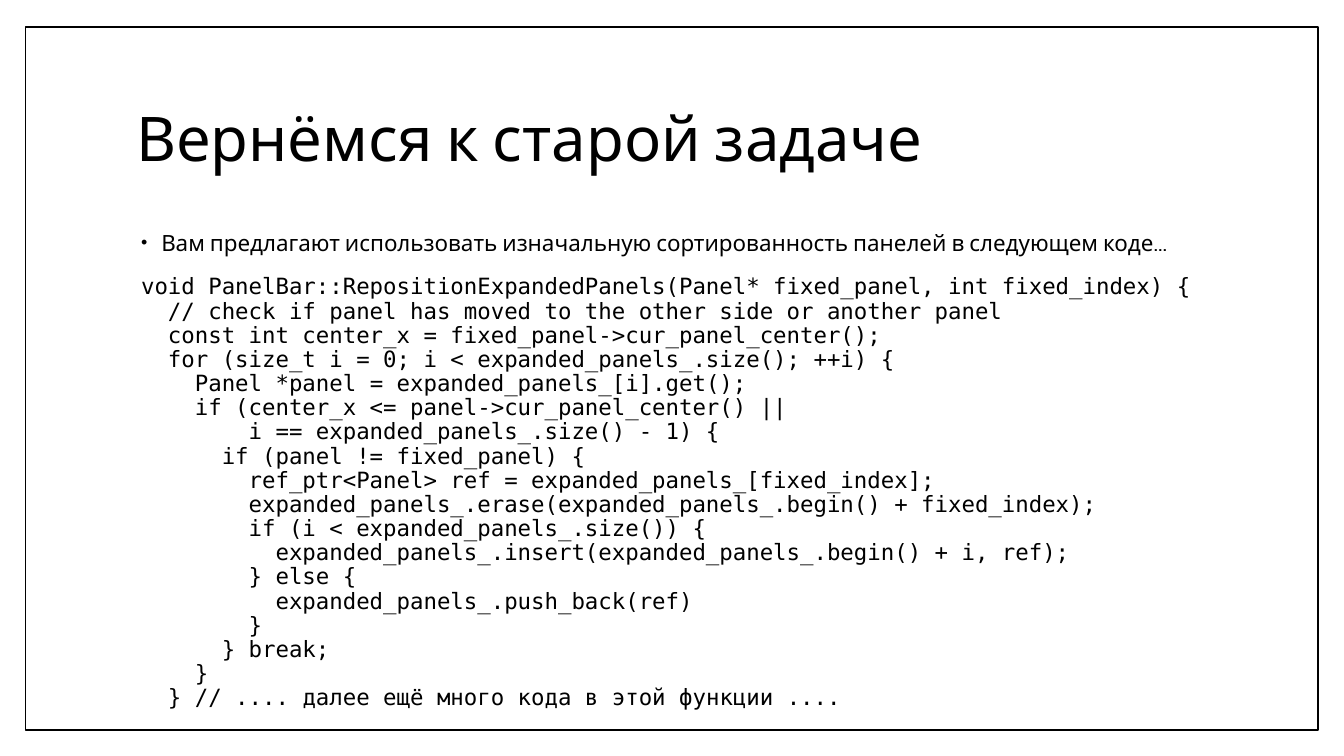
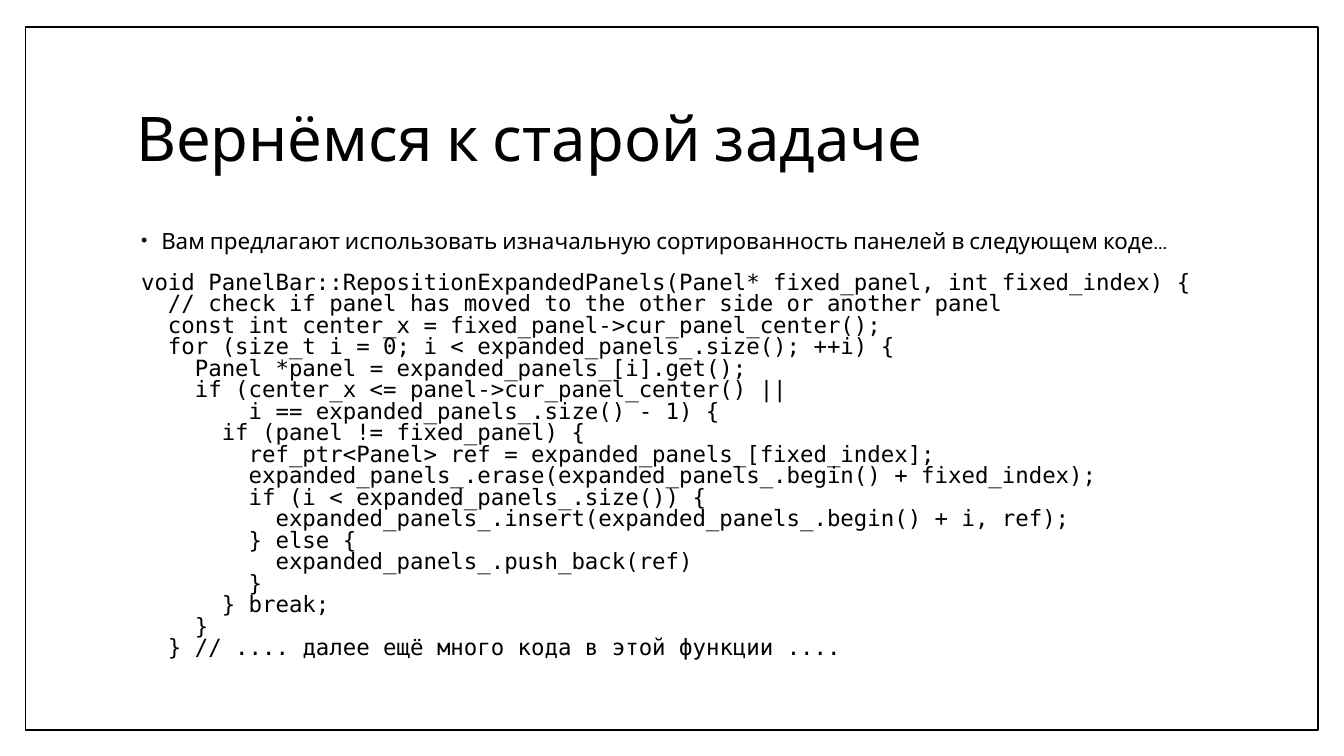
Before and after one commit to MIPT-ILab/cpp-lects-rus, a slide deck: slide 60 of slides/sep2017/16-algorithms.pptx. Drawn at 1344x756 pixels with LibreOffice and Linux fonts; fonts in the diff are those of the drawing. Boxes give left, top, right and bottom in pixels: in the first picture for what was removed or moved away, otherwise in the second. Text is boxed around its words. In the diff, an @@ line names an element or a change of style, - is before the commit and + after.

```diff
--- a/slides/sep2017/16-algorithms.pptx
+++ b/slides/sep2017/16-algorithms.pptx
@@ text "Вам предлагают использовать изначальную сортированность ..." at bbox=[141, 232, 1163, 660]: line spacing 0.9 to 0.8 @@
```
Also in this commit, not shown: 12 other slides changed, 8 other files.
